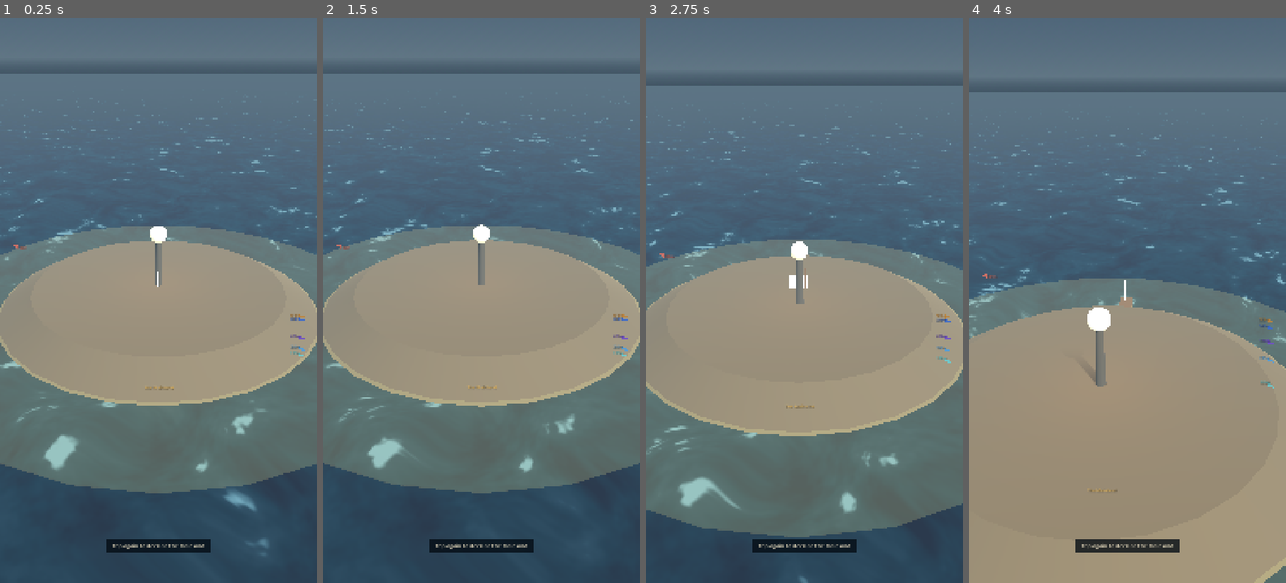
Above: before the commit, frames 1-4 (left to right).
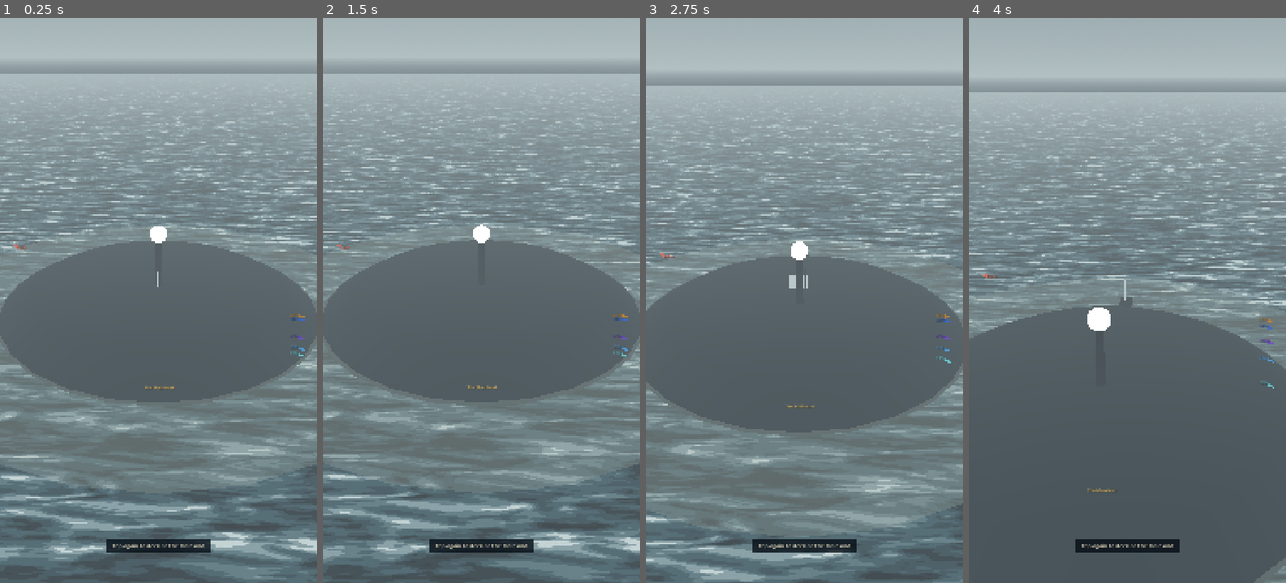
Above: after the commit, the same moments.

Repository: shiblinggames/smallfishescollector
Game: Godot game, scene res://scenes/Sea.tscn
The game is run twice, just before and just after one commit, with the same random seed, the same clock (stepped at 60 frames per second) and the same inputs.
Inputs (mouse positions are in pixels of both pictures, inside the frame that each line leads up to):
- Up to frame 1 (0.25 s): no input
- Up to frame 2 (1.5 s): move the mouse to (551, 272) at 0.52 s; click (551, 272) at 0.67 s; drag from (418, 328) to (465, 413) at 1.27 s
- Up to frame 3 (2.75 s): move the mouse to (836, 176) at 2.02 s; click (836, 176) at 2.17 s
- Up to frame 4 (4 s): drag from (1111, 413) to (1032, 215) at 2.77 s; move the mouse to (1222, 385) at 3.52 s; click (1222, 385) at 3.67 s

The runs differ from the first frame. In frame 1, 87% of the frame differs, in the area x 0-100%, y 0-100%; in frame 2, 87%; in frame 3, 86%; in frame 4, 95%.

Commit message:
The Sea: paint it, do not render it
Opened fishing-zones-bg.jpg and matched what is actually there rather than
guessing at "watercolour". Four things carry the style, and the first one
does most of the work.

NOTHING IS LIT. There is not one specular highlight anywhere in the game's
art. The water is render_mode unshaded and every material is unshaded. A
PBR surface reads as a 3D render whatever colours you feed it, and pulling
the lighting out is what turns this into a painting.

SOLID THINGS ARE SILHOUETTES. The boat in the reference is a flat dark
shape; so is ours now, and so is the land. A shaded hull among painted
washes is what would have given the scene away.

COLOUR POOLS INTO FLAT WASHES. Paint settles into steps with edges rather
than ramping smoothly, so the water quantises into six bands with a soft
edge on each. Filmic tonemapping is off for the same reason: it smooths
those steps straight back into the gradient they exist to avoid.

THE PALETTE IS SAMPLED, NOT INVENTED. Desaturated blue-greys in a narrow
band with depth carried by value rather than hue. The old teal was far more
saturated than anything in the game. Anything warm now reads as foreign
instantly, which is why the Mainland's gold survives only in its beacon and
its shoal ring is pulled most of the way back to the water's own pale.

Plus strokes stretched long on one axis, since the reference's surface is
horizontal brush marks, and a faint world-anchored paper grain that is
barely visible alone and does much of the work of reading as pigment.

Co-Authored-By: Claude Opus 5 <noreply@anthropic.com>

Diff:
--- a/godot/sea/scenes/Sea.tscn
+++ b/godot/sea/scenes/Sea.tscn
@@ -8,19 +8,23 @@
 [sub_resource type="ShaderMaterial" id="ShaderMaterial_water"]
 shader = ExtResource("3_water")
 shader_parameter/scale = 0.10
-shader_parameter/deep_color = Color(0.012, 0.045, 0.082, 1)
-shader_parameter/shallow_color = Color(0.045, 0.145, 0.208, 1)
-shader_parameter/crest_color = Color(0.62, 0.84, 0.9, 1)
-shader_parameter/crest_strength = 0.5
+shader_parameter/deep_color = Color(0.086, 0.137, 0.169, 1)
+shader_parameter/mid_color = Color(0.243, 0.361, 0.404, 1)
+shader_parameter/pale_color = Color(0.549, 0.647, 0.671, 1)
+shader_parameter/crest_color = Color(0.82, 0.871, 0.871, 1)
+shader_parameter/bands = 6.0
+shader_parameter/stroke = 6.0
+shader_parameter/crest_strength = 0.85
+shader_parameter/grain = 0.055
 
 [sub_resource type="PlaneMesh" id="PlaneMesh_sea"]
 size = Vector2(4000, 4000)
 
 [sub_resource type="ProceduralSkyMaterial" id="Sky_dusk"]
-sky_top_color = Color(0.09, 0.17, 0.29, 1)
-sky_horizon_color = Color(0.35, 0.42, 0.47, 1)
-ground_bottom_color = Color(0.05, 0.09, 0.13, 1)
-ground_horizon_color = Color(0.35, 0.42, 0.47, 1)
+sky_top_color = Color(0.361, 0.451, 0.478, 1)
+sky_horizon_color = Color(0.706, 0.761, 0.769, 1)
+ground_bottom_color = Color(0.129, 0.196, 0.235, 1)
+ground_horizon_color = Color(0.706, 0.761, 0.769, 1)
 
 [sub_resource type="Sky" id="Sky_1"]
 sky_material = SubResource("Sky_dusk")
@@ -33,18 +37,17 @@
 ambient_light_sky_contribution = 0.5
 ambient_light_energy = 0.55
 fog_enabled = true
-fog_light_color = Color(0.33, 0.41, 0.47, 1)
-fog_density = 0.0042
+fog_light_color = Color(0.678, 0.737, 0.749, 1)
+fog_density = 0.0019
 fog_sky_affect = 0.35
-tonemap_mode = 2
-tonemap_white = 3.0
+tonemap_mode = 0
 
 [sub_resource type="BoxMesh" id="BoxMesh_hull"]
 size = Vector3(3.2, 1.5, 8.0)
 
 [sub_resource type="StandardMaterial3D" id="Mat_hull"]
-albedo_color = Color(0.44, 0.31, 0.18, 1)
-roughness = 0.85
+shading_mode = 0
+albedo_color = Color(0.106, 0.153, 0.184, 1)
 
 [sub_resource type="CylinderMesh" id="Cyl_mast"]
 top_radius = 0.14
@@ -52,8 +55,8 @@
 height = 9.0
 
 [sub_resource type="StandardMaterial3D" id="Mat_sail"]
-albedo_color = Color(0.93, 0.91, 0.85, 1)
-roughness = 0.9
+shading_mode = 0
+albedo_color = Color(0.741, 0.796, 0.804, 1)
 cull_mode = 2
 
 [node name="Sea" type="Node3D"]
--- a/godot/sea/scripts/port.gd
+++ b/godot/sea/scripts/port.gd
@@ -45,8 +45,10 @@
 	cyl.radial_segments = 28
 	land.mesh = cyl
 	var mat := StandardMaterial3D.new()
-	mat.albedo_color = Color(0.26, 0.23, 0.18) if locked else Color(0.40, 0.33, 0.23)
-	mat.roughness = 0.95
+	# Unshaded, like every solid form in the game's art. A lit hillside among
+	# painted washes is what would give the whole scene away as a 3D render.
+	mat.shading_mode = BaseMaterial3D.SHADING_MODE_UNSHADED
+	mat.albedo_color = Color(0.118, 0.169, 0.200) if locked else Color(0.153, 0.208, 0.239)
 	land.material_override = mat
 	land.position.y = 1.4
 	add_child(land)
@@ -61,9 +63,10 @@
 	ring.radial_segments = 28
 	shoal.mesh = ring
 	var smat := StandardMaterial3D.new()
-	smat.albedo_color = Color(tint.r, tint.g, tint.b, 0.20)
+	var shoal_tone := Color(0.549, 0.647, 0.671).lerp(tint, 0.18)
+	smat.albedo_color = Color(shoal_tone.r, shoal_tone.g, shoal_tone.b, 0.28)
 	smat.transparency = BaseMaterial3D.TRANSPARENCY_ALPHA
-	smat.roughness = 0.4
+	smat.shading_mode = BaseMaterial3D.SHADING_MODE_UNSHADED
 	shoal.mesh = ring
 	shoal.material_override = smat
 	shoal.position.y = 0.18
@@ -78,7 +81,8 @@
 	pm.height = 14.0
 	post.mesh = pm
 	var pmat := StandardMaterial3D.new()
-	pmat.albedo_color = Color(0.30, 0.26, 0.21)
+	pmat.shading_mode = BaseMaterial3D.SHADING_MODE_UNSHADED
+	pmat.albedo_color = Color(0.106, 0.153, 0.184)
 	post.material_override = pmat
 	post.position.y = 11.0
 	add_child(post)
--- a/godot/sea/shaders/water3d.gdshader
+++ b/godot/sea/shaders/water3d.gdshader
@@ -1,28 +1,32 @@
 shader_type spatial;
-render_mode cull_disabled, specular_schlick_ggx;
+// UNSHADED, and this is the single most important line in the file.
+//
+// The house style is hand-painted: look at fishing-zones-bg.jpg and there is not
+// one specular highlight in it. Nothing is shiny, nothing is lit — the whole
+// image is flat washes of value. A PBR water surface with roughness and
+// specular is the exact opposite of that and reads as "3D render" no matter what
+// colours you feed it. Taking the lighting out is what makes this a painting.
+render_mode unshaded, cull_disabled;
 
-// OPEN WATER, as a surface rather than a wallpaper.
-//
-// The 2D version shaded a screen-sized rect. This shades a plane lying in the
-// world, so the same noise now has perspective: waves compress toward the
-// horizon on their own, which is most of what sells 2.5D before anything else
-// is done.
-//
-// NO VERTEX DISPLACEMENT, deliberately. Real geometry waves need a densely
-// subdivided plane, and this has to survive WKWebView on a phone — the platform
-// already flagged as the weakest target for the web export. Everything here is
-// fragment work on a flat plane, which at this camera angle is indistinguishable
-// and costs a fraction.
-//
-// The noise itself is carried over from the 2D shader along with the three fixes
-// that made it stop showing its lattice: octaves each turned to their own angle,
-// a quintic fade, and a domain warp.
-
+// THE PALETTE IS SAMPLED FROM THE PAINTING, not invented. Desaturated
+// blue-greys in a narrow band, with depth carried almost entirely by VALUE.
+// The earlier teal was far more saturated than anything in the game's art.
 uniform float scale : hint_range(0.002, 0.5) = 0.10;
-uniform vec4 deep_color : source_color = vec4(0.012, 0.045, 0.082, 1.0);
-uniform vec4 shallow_color : source_color = vec4(0.045, 0.145, 0.208, 1.0);
-uniform vec4 crest_color : source_color = vec4(0.62, 0.84, 0.90, 1.0);
-uniform float crest_strength : hint_range(0.0, 1.0) = 0.5;
+uniform vec4 deep_color : source_color = vec4(0.086, 0.137, 0.169, 1.0);
+uniform vec4 mid_color : source_color = vec4(0.243, 0.361, 0.404, 1.0);
+uniform vec4 pale_color : source_color = vec4(0.549, 0.647, 0.671, 1.0);
+uniform vec4 crest_color : source_color = vec4(0.820, 0.871, 0.871, 1.0);
+/// How many flat washes the water is quantised into. Watercolour and gouache do
+/// not blend smoothly — they pool into steps with edges. Raise for smoother,
+/// lower for more graphic.
+uniform float bands : hint_range(2.0, 16.0) = 6.0;
+/// How elongated the strokes are. The painting's surface is long horizontal
+/// brush marks, not round blobs.
+uniform float stroke : hint_range(1.0, 12.0) = 6.0;
+uniform float crest_strength : hint_range(0.0, 1.0) = 0.85;
+/// Paper tooth. Small, but it is a large part of why watercolour reads as paint
+/// rather than as gradient.
+uniform float grain : hint_range(0.0, 0.5) = 0.055;
 
 varying vec3 world_pos;
 
@@ -54,30 +58,42 @@
 }
 
 void fragment() {
-	// World XZ, so the pattern is anchored to the sea and not to the camera.
-	// Sail across it and the water stays put, which is the whole difference
-	// between moving through a place and scrolling a texture.
 	vec2 w = world_pos.xz * scale;
 	float t = TIME;
 
-	float warp = noise(w * 0.6 + vec2(t * 0.02, -t * 0.015));
-	w += vec2(warp - 0.5) * 1.6;
+	// Long horizontal strokes rather than round patches. The painting's surface
+	// is brush marks travelling across the frame, so the sample is squashed far
+	// harder than a naturalistic ocean would want.
+	vec2 s = w * vec2(1.0, stroke);
 
-	float swell = noise(rot(0.00) * w * 1.00 + vec2(t * 0.050, t * 0.020));
-	float chop  = noise(rot(0.87) * w * 2.30 + vec2(-t * 0.110, t * 0.050));
-	float fine  = noise(rot(1.94) * w * 5.10 + vec2(t * 0.190, -t * 0.080));
-	float tiny  = noise(rot(2.71) * w * 11.0 + vec2(-t * 0.300, t * 0.140));
+	float warp = noise(s * 0.6 + vec2(t * 0.02, -t * 0.015));
+	s += vec2(warp - 0.5) * 1.6;
 
-	float h = swell * 0.45 + chop * 0.28 + fine * 0.18 + tiny * 0.09;
-	h = clamp((h - 0.5) * 1.55 + 0.5, 0.0, 1.0);
+	float swell = noise(rot(0.00) * s * 1.00 + vec2(t * 0.050, t * 0.020));
+	float chop  = noise(rot(0.87) * s * 2.30 + vec2(-t * 0.110, t * 0.050));
+	float fine  = noise(rot(1.94) * s * 5.10 + vec2(t * 0.190, -t * 0.080));
 
-	vec3 col = mix(deep_color.rgb, shallow_color.rgb, h);
-	col = mix(col, crest_color.rgb, smoothstep(0.82, 0.99, h) * crest_strength);
+	float h = swell * 0.52 + chop * 0.31 + fine * 0.17;
+	h = clamp((h - 0.5) * 1.6 + 0.5, 0.0, 1.0);
+
+	// POOL IT INTO FLAT WASHES. Paint does not ramp smoothly from one value to
+	// the next, it settles into steps with edges where the pigment stops. The
+	// tiny smoothstep keeps those edges soft rather than aliased.
+	float q = floor(h * bands) / bands;
+	float frac_h = fract(h * bands);
+	q += smoothstep(0.42, 0.58, frac_h) / bands;
+
+	// Three stops rather than two, because the painting's depth runs
+	// dark -> mid -> pale before it ever reaches foam.
+	vec3 col = mix(deep_color.rgb, mid_color.rgb, smoothstep(0.0, 0.55, q));
+	col = mix(col, pale_color.rgb, smoothstep(0.5, 0.92, q));
+	col = mix(col, crest_color.rgb, smoothstep(0.90, 1.0, q) * crest_strength);
+
+	// PAPER TOOTH. High-frequency, low-amplitude, and anchored to the world so
+	// it does not crawl when the camera moves. Barely visible on its own and
+	// most of the reason the result reads as pigment on a surface.
+	float paper = noise(world_pos.xz * 9.0) * 0.6 + noise(world_pos.xz * 31.0) * 0.4;
+	col *= 1.0 + (paper - 0.5) * grain;
 
 	ALBEDO = col;
-	// Water is a mirror at grazing angles and nearly matte overhead. Cheap
-	// approximation, but it is what stops a flat plane reading as painted lino.
-	METALLIC = 0.0;
-	ROUGHNESS = mix(0.06, 0.42, h);
-	SPECULAR = 0.55;
 }
Not shown, changed: godot/sea/README.md
